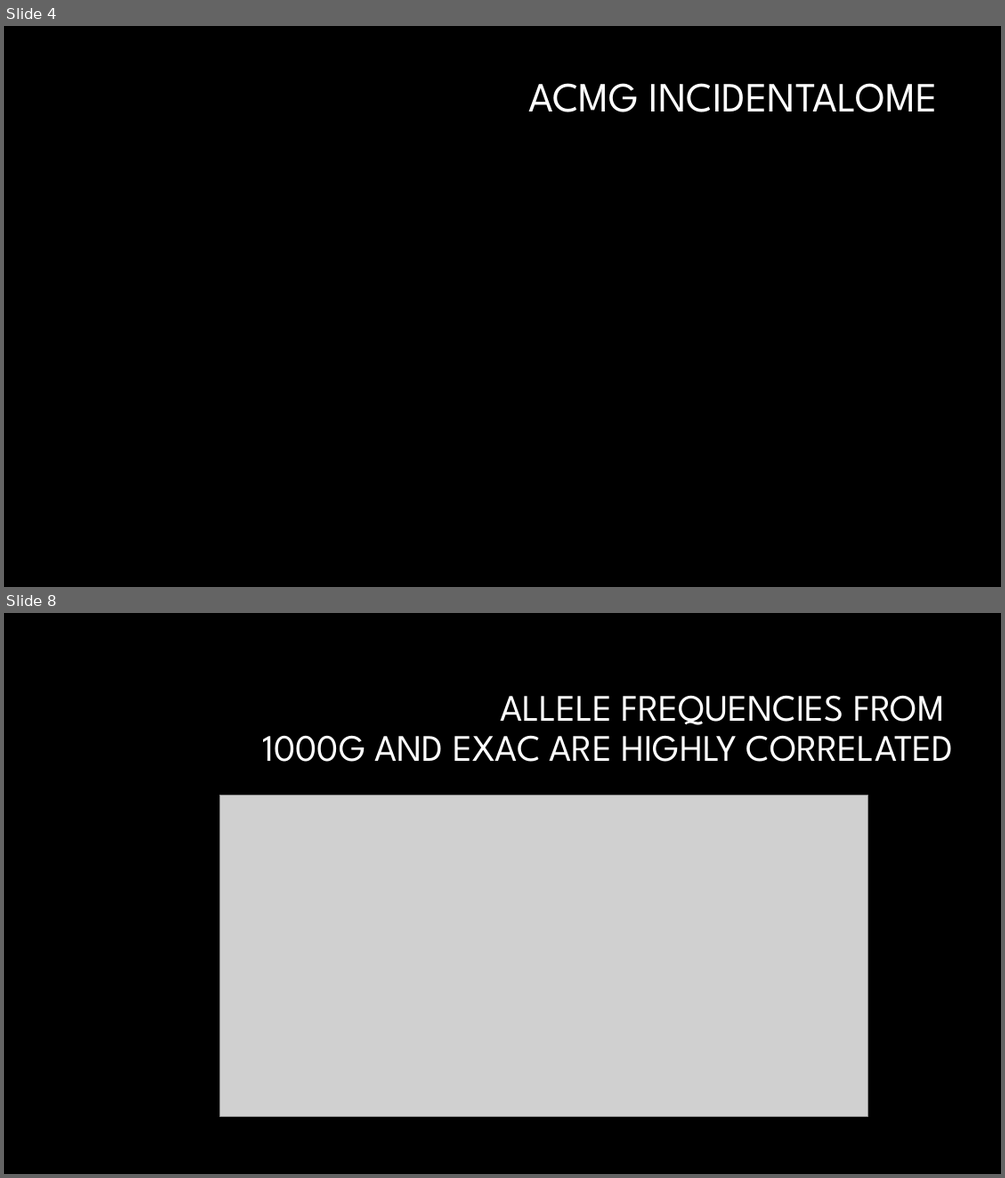
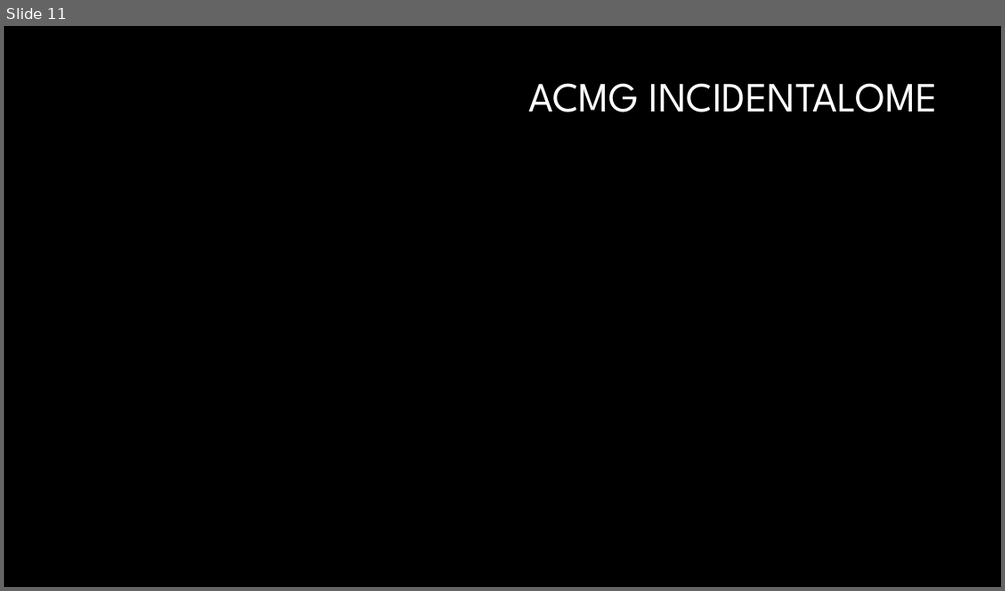
Before and after one commit to dfan/HST-2016, a slide deck: week_6/For_Zak.pptx. Shown one above the other, each under a label of ours: slides 4 and 8 before the commit, slide 11 after it; the slides between them are not shown. The pictures are 1005x1178 and 1005x591 pixels, drawn with LibreOffice and Linux fonts; fonts in the diff are those of the drawing; grey boxes stand for pictures; background and template pictures are left out. Boxes give left, top, right and bottom in pixels: in the first picture for what was removed or moved away, otherwise in the second. Text is boxed around its words. In the diff, an @@ line names an element or a change of style, - is before the commit and + after.

```diff
--- a/week_6/For_Zak.pptx
+++ b/week_6/For_Zak.pptx
@@ slide 8 removed at [4, 613, 1001, 1174], background #000000 @@
@@ title removed at [263, 695, 954, 762] @@
-ALLELE FREQUENCIES FROM
-1000G AND EXAC ARE HIGHLY CORRELATED
@@ picture removed at [219, 795, 867, 1116] @@
@@ what was slide 4 is now slide 11 @@
```
Also in this commit, not shown: 6 slides changed, 11 slides added, 4 other slides removed, 10 other files.
